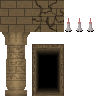
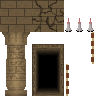
Layers edited between the first and the second 96px x 96px image:
added group "Ladder" with 2 layers over <box>66,32,94,96</box>
added layer "Calque 31 copie" in group "Ladder" over <box>66,64,69,96</box>
added layer "Calque 31" in group "Ladder" over <box>91,32,94,64</box>
